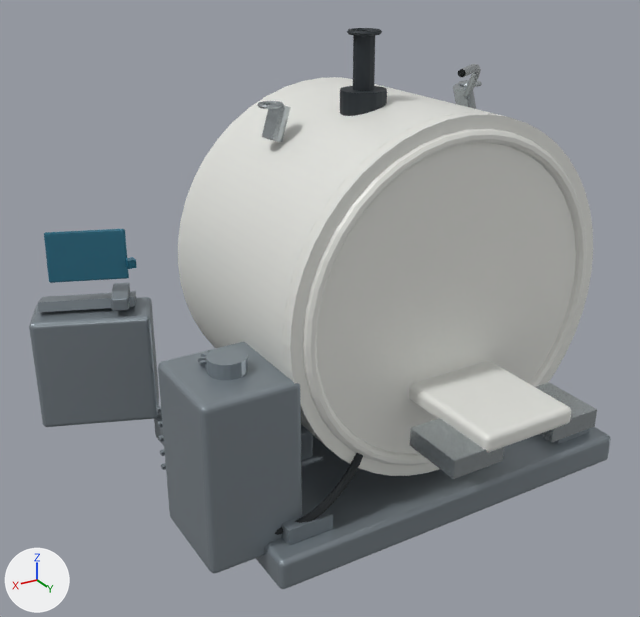
An edit to the glTF model assets/models/mri_scanner.glb, drawn before and after from the same camera.
Before and after are seen from a 50 mm camera at (2.77, 3.93, 3.02) aimed at (0.42, 0.0, 1.05). The lights are fixed; the arrows at lower left show +X, +Y and +Z. The first picture is the older version. Where no turn or scale is listed for an object, it has been applied to the vertices. Vertices at exactly the same position are counted once.

Objects in the first picture: 'base_skid', 'chiller', 'console_screen', 'control_console', 'coolant_hoses', 'helium_ports', 'magnet_shell', 'patient_table', 'quench_vent', 'table_rails'.
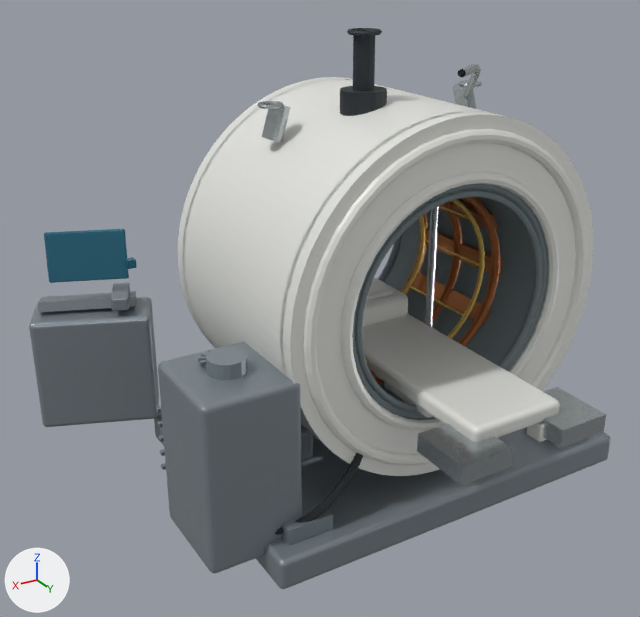
What differs and where, as boxes [x1, y1, x2, y2] in the pictures (640 x 617 px; the box of a moved part takes in the faces that stretch with it):
'bore_lining', recoloured: [352, 183, 548, 420] in both
'patient_table', reshaped: before [409, 361, 571, 452]; after [362, 277, 560, 442]
'table_rails', reshaped: before [410, 383, 597, 479]; after [417, 206, 606, 486]
part 1 of me_mesh_1, added: after [341, 171, 559, 431]
part 2 of me_mesh_1, built on (mostly hidden): after [178, 77, 353, 347]
part 3 of me_mesh_1, reshaped: after [280, 111, 593, 475]
part 4 of me_mesh_1, deleted: before [290, 114, 593, 476]
part 5 of me_mesh_3, added: after [355, 190, 542, 412]
part 6 of me_mesh_3, added (mostly hidden): after [378, 236, 401, 281]
part 7 of me_mesh_8, moved or reshaped: before [409, 361, 571, 452]; after [362, 314, 560, 442]
part 8 of me_mesh_8, moved or reshaped (not visible before): after [384, 382, 434, 418]
part 9 of me_mesh_8, moved or reshaped (not visible before): after [527, 422, 547, 442]
part 10 of me_mesh_8, added: after [362, 277, 408, 327]
part 11 of me_mesh_8, added: after [366, 279, 393, 300]
part 12 of me_mesh_9, moved or reshaped (not visible before): after [425, 206, 439, 327]
part 13 of me_mesh_9, moved or reshaped: before [536, 383, 597, 442]; after [541, 387, 606, 448]
part 14 of me_mesh_9, moved or reshaped: before [410, 418, 504, 479]; after [417, 424, 513, 486]
'gradient_coils', unchanged, uncovered by the edit: after [359, 190, 503, 385]

The change, as a diff of the scene's bpy script:
```diff
--- a/assets/models/mri_scanner.glb.py
+++ b/assets/models/mri_scanner.glb.py
@@ mat_material_3 @@
 mat_material_3 = principled_material('Material_3')
-mat_material_3.base_color = (0.687, 0.708, 0.68)  # light grey #d8dbd7
+mat_material_3.base_color = (0.159, 0.202, 0.216)  # grey #6f7c80
 mat_material_3.roughness = 0.55
@@ me_mesh_1 @@
-me_mesh_1.from_pydata(...)  # 1384 vertices, 2752 faces; spans x -0.98..0.98, y -0.7..0.7, z 0.24..2.2
+me_mesh_1.from_pydata(...)  # 2672 vertices, 5304 faces; spans x -0.98..0.98, y -0.7..0.7, z 0.24..2.2
+# me_mesh_1 part 1: a new loose piece, a torus around y (ring radius 0.675, tube radius 0.03) spanning x -0.705..0.705, y 0.645..0.705, z 0.515..1.925, in mat_material_1 (white #e7e8e3)
+# me_mesh_1 part 2: 2 vertices removed from x 0.0, y -0.67..-0.57, z 0.24; 352 vertices added at x -0.98..0.98, y -0.7..-0.57, z 0.24..2.2
+# me_mesh_1 part 3: 2 vertices removed from x 0.0, y 0.57..0.67, z 0.24; 288 vertices added at x -0.98..0.98, y 0.57..0.67, z 0.24..2.2
+# me_mesh_1 part 4: 2 vertices removed from x 0.0, y 0.57..0.67, z 1.22
+# other edits to the shape of me_mesh_1 do not show in these pictures
 me_mesh_1.materials.append(mat_material_1)
@@ me_mesh_3 @@
-me_mesh_3.from_pydata(...)  # 1336 vertices, 2656 faces; spans x -0.67..0.67, y -0.66..0.66, z 0.55..1.89
+me_mesh_3.from_pydata(...)  # 1792 vertices, 3584 faces; spans x -0.67..0.67, y -0.668..0.668, z 0.55..1.89
+# me_mesh_3 part 5: a new loose piece, a torus around y (ring radius 0.59, tube radius 0.018) spanning x -0.608..0.608, y 0.632..0.668, z 0.612..1.828, in mat_material_3 (grey #6f7c80)
+# me_mesh_3 part 6: a new loose piece, a torus around y (ring radius 0.59, tube radius 0.018) spanning x -0.608..0.608, y -0.668..-0.632, z 0.612..1.828, in mat_material_3 (grey #6f7c80)
+# other edits to the shape of me_mesh_3 do not show in these pictures
 me_mesh_3.materials.append(mat_material_3)
@@ me_mesh_8 @@
-me_mesh_8.from_pydata(...)  # 596 vertices, 1168 faces; spans x -0.28..0.28, y -0.44..1.28, z 0.49..0.84
+me_mesh_8.from_pydata(...)  # 1156 vertices, 2272 faces; spans x -0.28..0.28, y -1.0..1.21, z 0.49..1.0
+# me_mesh_8 part 7: the loose piece of 296 vertices spanning x -0.28..0.28, y -0.44..1.28, z 0.74..0.84 is scaled about its middle by (1, 1.28, 1), then moved by (0.0, -0.32, 0.0)
+# me_mesh_8 part 8: the loose piece of 152 vertices spanning x -0.22..0.22, y -0.11..0.31, z 0.65..0.71 is moved by (0.0, 0.45, 0.0)
+# me_mesh_8 part 9: the loose piece of 56 vertices spanning x -0.24..-0.14, y 0.81..0.91, z 0.64..0.74 is moved by (0.0, 0.3, 0.0)
+# me_mesh_8 part 10: a new loose piece of 296 vertices spanning x -0.26..0.26, y -0.51..-0.05, z 0.82..0.98, in mat_material_8 (white #e7e8e3)
+# me_mesh_8 part 11: a new loose piece of 152 vertices spanning x -0.19..0.19, y -0.45..-0.11, z 0.89..1.0, in mat_material_8 (white #e7e8e3)
+# other edits to the shape of me_mesh_8 do not show in these pictures
 me_mesh_8.materials.append(mat_material_8)
@@ me_mesh_9 @@
-me_mesh_9.from_pydata(...)  # 112 vertices, 200 faces; spans x -0.46..0.46, y 0.36..1.27, z -0.11..1.51
+me_mesh_9.from_pydata(...)  # 112 vertices, 200 faces; spans x -0.46..0.46, y 0.08..1.33, z -0.32..1.73
+# me_mesh_9 part 12: the loose piece of 22 vertices spanning x -0.3..-0.26, y 0.36..0.4, z -0.11..1.51 is scaled about its middle by (1, 1, 1.27), then moved by (0.0, -0.28, 0.0)
+# me_mesh_9 part 13: the loose piece of 8 vertices spanning x -0.46..-0.16, y 0.93..1.27, z 0.67..0.77 is moved by (0.0, 0.06, 0.0)
+# me_mesh_9 part 14: the loose piece of 8 vertices spanning x 0.16..0.46, y 0.93..1.27, z 0.67..0.77 is moved by (0.0, 0.06, 0.0)
+# other edits to the shape of me_mesh_9 do not show in these pictures
 me_mesh_9.materials.append(mat_material_9)
```
